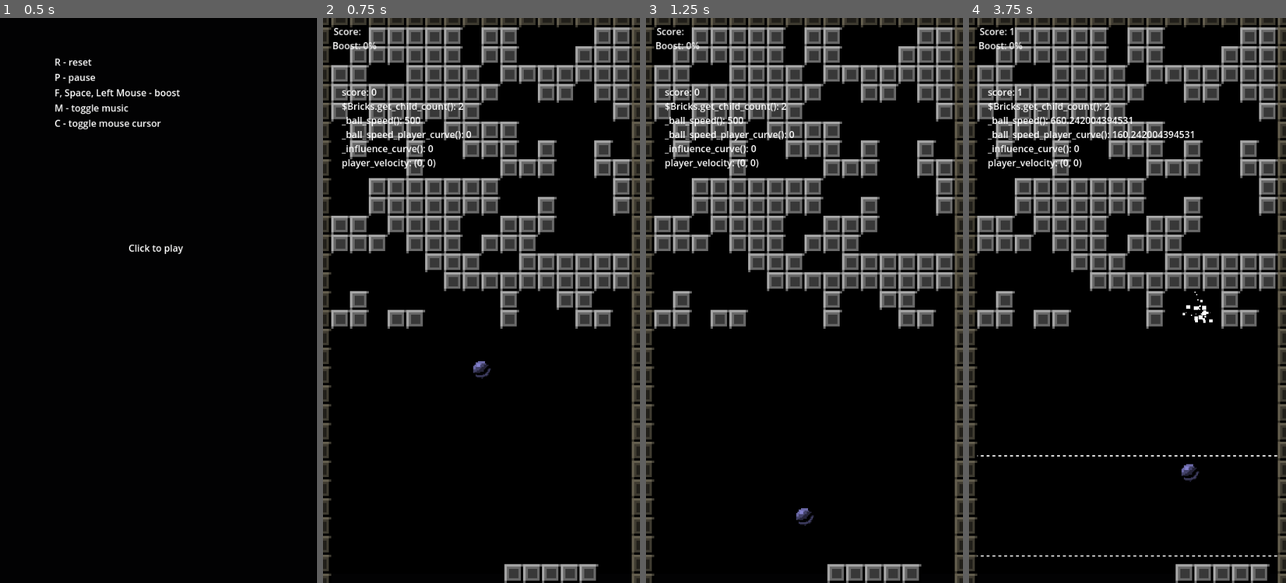
Above: before the commit, frames 1-4 (left to right).
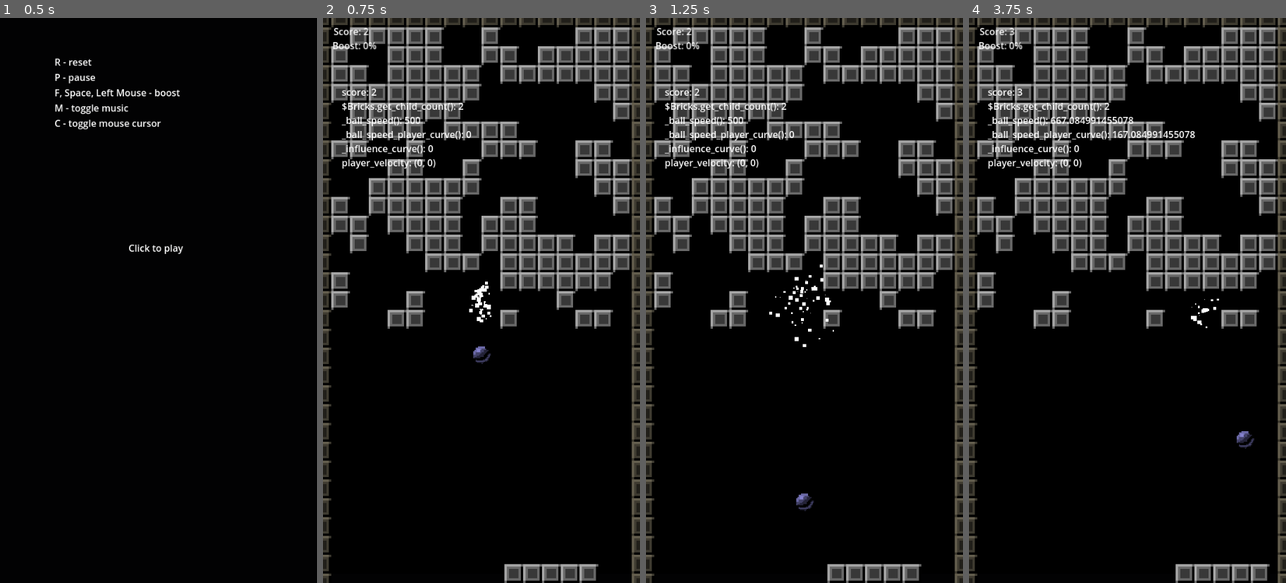
Above: after the commit, the same moments.

Repository: arunas-cesonis/pingpong2
Game: Godot game, scene res://main.tscn
Same seed, same stepped clock (60 frames per second), same inputs: the game is played once before the commit and once after it.
Inputs (mouse positions are in pixels of both pictures, inside the frame that each line leads up to):
- Up to frame 1 (0.5 s): no input
- Up to frame 2 (0.75 s): tap Enter (Start) at 0.5 s; move the mouse to (551, 272) at 0.52 s; tap F (Boost) at 0.6 s
- Up to frame 3 (1.25 s): no input
- Up to frame 4 (3.75 s): move the mouse to (1064, 328) at 1.27 s; tap Enter (Start) at 1.35, 2 s; move the mouse to (1159, 176) at 2.02 s; tap C (Toggle Cursor) at 2.1 s; move the mouse to (1111, 413) at 2.77 s; tap M (Toggle Music) at 2.85 s; move the mouse to (1222, 385) at 3.52 s; tap F (Boost) at 3.6 s

Frame 1 is identical in both runs. In frame 2, 9.8% of the frame differs, in the area x 2-98%, y 1-64%; in frame 3, 9.8%; in frame 4, 10%, in the area x 2-98%, y 1-96%.

Commit message:
Update voronoi viewport to be same size as texture

Diff:
--- a/bricks.gd
+++ b/bricks.gd
@@ -19,7 +19,7 @@
 const SCROLL_TIME := 0.2
 const SCROLL_SPAWN_TIME := 1.0
 const SCROLL_WAIT := 4.0
-const SMOOTH_SCROLL := true
+const SMOOTH_SCROLL := false
 
 var scroll_amount := Vector2.ZERO
 
--- a/bricks.tscn
+++ b/bricks.tscn
@@ -13,14 +13,16 @@
 
 [node name="SubViewportContainer" type="SubViewportContainer" parent="."]
 modulate = Color(0, 0, 0, 1)
+texture_filter = 1
 offset_left = 14.0
 offset_top = 16.0
 offset_right = 526.0
 offset_bottom = 944.0
+scale = Vector2(32, 32)
 
 [node name="SubViewport" type="SubViewport" parent="SubViewportContainer"]
 handle_input_locally = false
-size = Vector2i(512, 928)
+size = Vector2i(16, 29)
 render_target_update_mode = 4
 
 [node name="Polygon2D" type="Polygon2D" parent="SubViewportContainer/SubViewport"]
